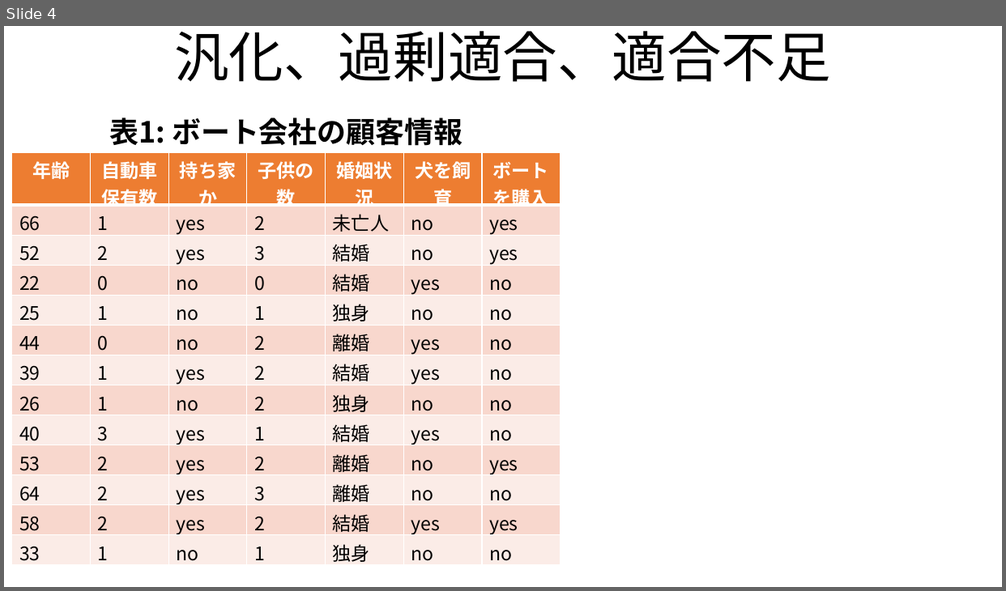
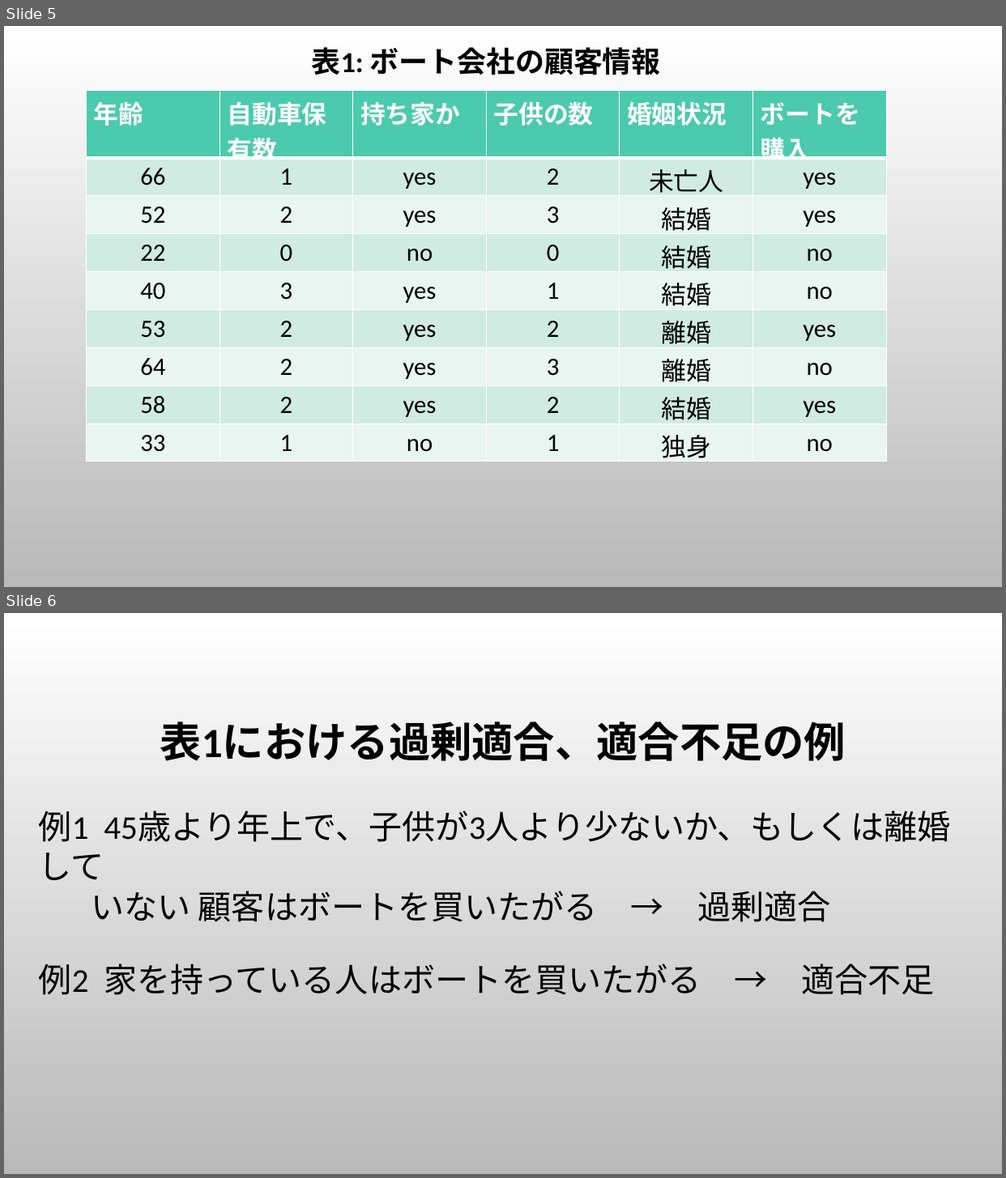
Before and after one commit to ShomaMori/kikaigakushu, a slide deck: zemi.pptx. Shown one above the other, each under a label of ours: slide 4 before the commit, slides 5 and 6 after it. The pictures are 1006x591 and 1006x1178 pixels, drawn with LibreOffice and Linux fonts; fonts in the diff are those of the drawing; background and template pictures are left out. Boxes give left, top, right and bottom in pixels: in the first picture for what was removed or moved away, otherwise in the second. Text is boxed around its words. In the diff, an @@ line names an element or a change of style, - is before the commit and + after.

```diff
--- a/zemi.pptx
+++ b/zemi.pptx
@@ slide 6 added at <box>4,613,1002,1174</box>, background picture (left out) @@
@@ text added at <box>39,722,950,995</box>, 32 pt, text #000000 @@
+表1における過剰適合、適合不足の例
+例1 45歳より年上で、子供が3人より少ないか、もしくは離婚して
+いない 顧客はボートを買いたがる → 過剰適合
+例2 家を持っている人はボートを買いたがる → 適合不足
@@ what was slide 4 is now slide 5 @@
@@ slide 5 changed as well @@
@@ background #FFFFFF to picture (left out) @@
@@ text "表1: ボート会社の顧客情報": place and size @@
-text "表1: ボート会社の顧客情報" at <box>109,118,462,146</box>
+text "表1: ボート会社の顧客情報" at <box>312,47,661,75</box>
@@ text "表1: ボート会社の顧客情報" at <box>312,47,661,75</box>: font Noto Sans CJK JP to Calibri @@
@@ text removed at <box>174,31,830,82</box> @@
-汎化、過剰適合、適合不足
@@ table at <box>87,90,886,467</box> @@
-年齢 | 自動車保有数 | 持ち家か | 子供の数 | 婚姻状況 | 犬を飼育 | ボートを購入
-66 | 1 | yes | 2 | 未亡人 | no | yes
-52 | 2 | yes | 3 | 結婚 | no | yes
-22 | 0 | no | 0 | 結婚 | yes | no
-25 | 1 | no | 1 | 独身 | no | no
-44 | 0 | no | 2 | 離婚 | yes | no
-39 | 1 | yes | 2 | 結婚 | yes | no
-26 | 1 | no | 2 | 独身 | no | no
-40 | 3 | yes | 1 | 結婚 | yes | no
-53 | 2 | yes | 2 | 離婚 | no | yes
-64 | 2 | yes | 3 | 離婚 | no | no
-58 | 2 | yes | 2 | 結婚 | yes | yes
-33 | 1 | no | 1 | 独身 | no | no
+年齢 | 自動車保有数 | 持ち家か | 子供の数 | 婚姻状況 | ボートを購入
+66 | 1 | yes | 2 | 未亡人 | yes
+52 | 2 | yes | 3 | 結婚 | yes
+22 | 0 | no | 0 | 結婚 | no
+40 | 3 | yes | 1 | 結婚 | no
+53 | 2 | yes | 2 | 離婚 | yes
+64 | 2 | yes | 3 | 離婚 | no
+58 | 2 | yes | 2 | 結婚 | yes
+33 | 1 | no | 1 | 独身 | no
@@ table: place and size @@
-table at <box>12,152,562,565</box>
+table at <box>87,90,886,467</box>
```
Also in this commit, not shown: 3 other slides changed, 5 other slides added, 6 other files.
